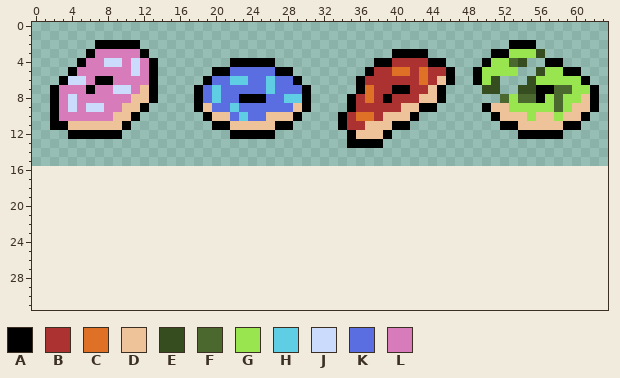
One commit to this pixel-art file: Doughnut.aseprite. Above is the file before it was changed.
64x16 pixels, 1 frame. The old version is drawn lined up with the new one, on the new canvas.
Visible layers, top first: "Doughnut1", "Doughnut2", "Doughnut3", "Doughnut4".
Palette (. is transparent): A #000000  B #ac3232  C #df7126  D #eec39a  E #364d20  F #4b692f  G #99e550  H #5fcde4  J #cbdbfc  K #5b6ee1  L #d77bba
Pixels before, first column x 2:
 2 .....AAAAA.........................................AAA.......
 3 ....ALLLLLA...........................AAAA.......AAGGGE......
 4 ...ALLJJLJLA........AAAAA...........AABBBBAA....AGGFE..AA....
 5 ..ALLLLLLJLA......AAKKKKKAA........ABBCCBCBBA..AGGGG..EGGAA..
 6 .AJJLAALLLLA.....AKKHHKKHKKA......ABBBBBBCBDA..AGE...EGGGGGA.
 7 ALLLALLJJLDA....AKHKKKKKHKKKA.....ACBBAABBDA....EE..EEAAFFGGA
 8 ALJLLLLLLDDA....AKHKKAAAKKHHA....ABCBABBBDDA......FGFFAGFGGDA
 9 ALJLJJLLDDA.....ADKKHKKKKKKDA....ABBBBBDDAA.....ADDGGGGGFGDDA
10 ALLLLLLDDA.......ADDKHKKDDDA....ABCCBDDDA........ADDDGDDGDDA.
11 AADDDDDDA.........AADDDDDAA.....ABBDDDAA..........AADDDDDAA..
12 ..AAAAAA............AAAAA........ADDDA..............AAAAA....
13 .................................AAAA........................
After the commit:
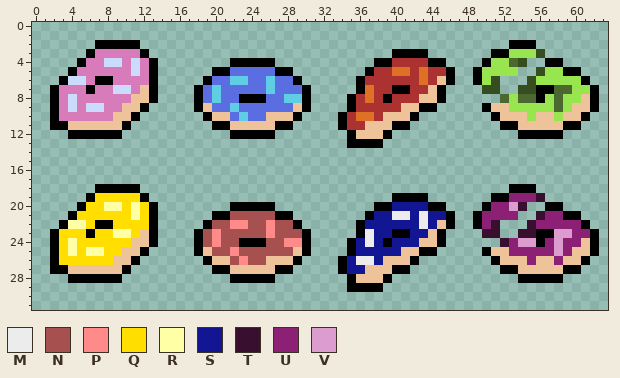
Colours new in this view: M #ececec  N #a65050  P #ff8a8a  Q #ffde00  R #ffffa5  S #121692  T #390f2f  U #8c2074  V #dc9cd0
Message: Creating a new batch of doughnuts with new colors on a different layer
Diff:
canvas 64x16 -> 64x32
Changed rows in their new state; - is an unchanged pixel.
first column x 2:
18 -----AAAAA-----------------------------------------AAA-------
19 ----AQQQQQA---------------------------AAAA-------AAUUUT------
20 ---AQQRRQRQA--------AAAAA-----------AASSSSAA----AUUVT--AA----
21 --AQQQQQQRQA------AANNNNNAA--------ASSMMSMSSA--AUUUU--TUUAA--
22 -ARRQAAQQQQA-----ANNPPNNPNNA------ASSSSSSMSDA--AUT---TUUUUUA-
23 AQQQAQQRRQDA----ANPNNNNNPNNNA-----AMSSAASSDA----TT--TTAAVVUUA
24 AQRQQQQQQDDA----ANPNNAAANNPPA----ASMSASSSDDA------TUVVAUVUUDA
25 AQRQRRQQDDA-----ADNNPNNNNNNDA----ASSSSSDDAA-----ADDUUUUUVUDDA
26 AQQQQQQDDA-------ADDNPNNDDDA----ASMMSDDDA--------ADDDUDDUDDA-
27 AADDDDDDA---------AADDDDDAA-----ASSDDDAA----------AADDDDDAA--
28 --AAAAAA------------AAAAA--------ADDDA--------------AAAAA----
29 ---------------------------------AAAA------------------------
Pixel boxes of the changes (left, top, right, bottom) in both pictures:
added: (50, 184, 158, 283)
added: (194, 184, 599, 292)
